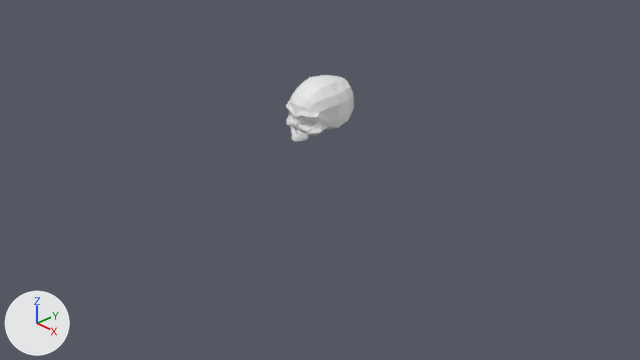
Two versions of the Blender file Modelos_Blender/Ficheros_Blend/Calavera/calavera.blend, one commit apart.
Rendered twice from the file's camera 'Camera'. The lights are fixed; the arrows at lower left show +X, +Y and +Z. The first picture is the older version. The same objects are shown in both versions, whatever each file hides.

Objects in the first picture: 'Calavera'.
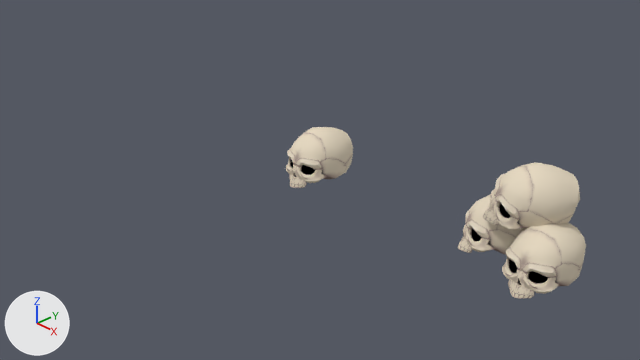
Location of each change, [x1, y1, x2, y2] in pixels of the pictures (640 x 360 px):
'Calavera_Apilada', added
    after: [457, 162, 586, 299]
'Calavera', reshaped, moved, modifiers changed (7% shorter)
    before: [286, 75, 354, 141]
    after: [286, 127, 353, 188]

Edits to the bpy script that builds the scene:
```text
Add me_cube_003_1:
    me_cube_003_1.from_pydata(...)  # 241 vertices, 232 faces; spans x -0.338..0.338, y -0.49..0.448, z -0.011..0.632
    me_cube_003_1.polygons.foreach_set('use_smooth', [True] * 232)
    me_cube_003_1.materials.append(mat_calavera)  # picture img_calavera_uv_png
Add me_cube_005:
    me_cube_005.from_pydata(...)  # 723 vertices, 696 faces; spans x -1.1..0.338, y -0.49..0.654, z -0.011..1.125
    me_cube_005.polygons.foreach_set('use_smooth', [True] * 696)
    me_cube_005.materials.append(mat_calavera)  # picture img_calavera_uv_png
Change ob_calavera:
    remove _m = ob_calavera.modifiers.new('Mirror', 'MIRROR')
    remove _m.use_clip = True
    ob_calavera: bpy.data.objects.new('Calavera', me_cube_002) -> bpy.data.objects.new('Calavera', me_cube_003_1)
    ob_calavera.location: (0.0, 0.0, 1.0) -> (0.0, 0.009, 0.001)
Add ob_calavera_apilada:
    ob_calavera_apilada = bpy.data.objects.new('Calavera_Apilada', me_cube_005)
    ob_calavera_apilada.location = (3.318, 0.009, 0.001)
```
